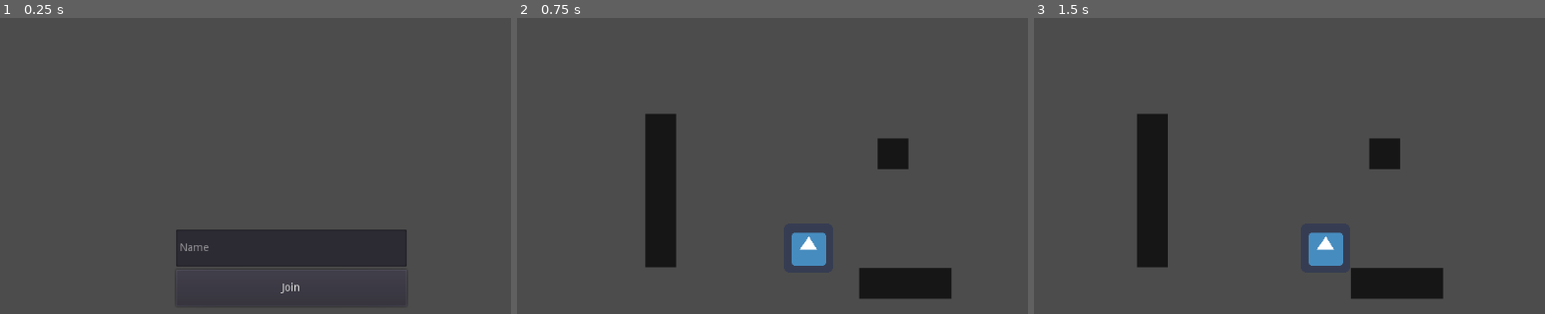
Above: before the commit, frames 1-3 (left to right).
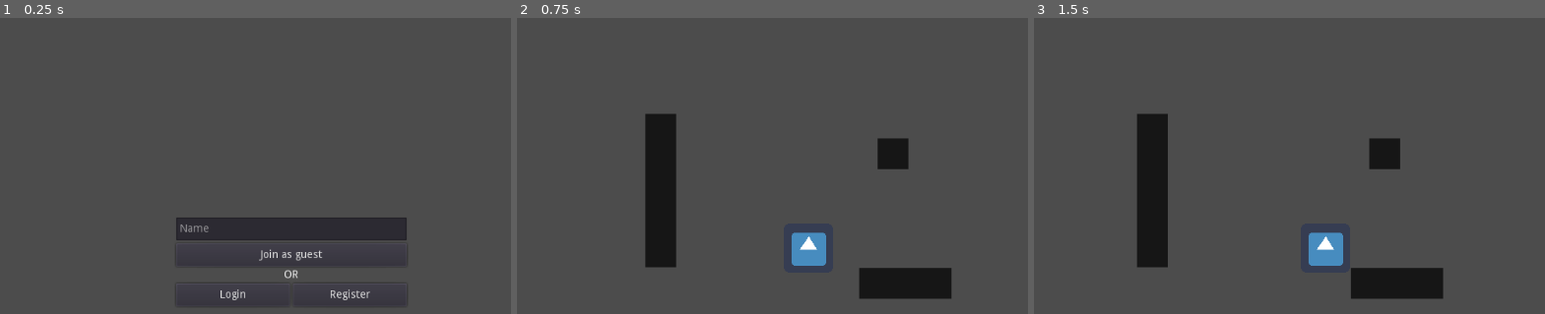
Above: after the commit, the same moments.

Repository: MinisX/Collaboration-Space
Game: Godot game, scene res://EnteringScene.tscn
Same seed, same stepped clock (60 frames per second), same inputs: the game is played once before the commit and once after it. The engine's default icon, where the game draws it, is replaced by a stand-in: a white triangle on a blue panel in a dark square.
Inputs:
- Up to frame 1 (0.25 s): no input
- Up to frame 2 (0.75 s): click "Join" (after the commit: "Join as guest") at 0.5 s
- Up to frame 3 (1.5 s): tap Enter at 1.25 s; hold Right (ui_right) from 1.28 s (still down)

The runs differ from the first frame. In frame 1, 3.0% of the frame differs, in the area x 34-80%, y 67-96%; in frame 2, nothing differs; in frame 3, nothing differs.

Commit message:
Added Register and Login buttons to the EnteringScene
Story-id: VCS-104

Diff:
--- a/Main Project/EnteringScene.gd
+++ b/Main Project/EnteringScene.gd
@@ -10,3 +10,11 @@
 func _on_join_pressed() -> void:
 	Meeting.participant_name = participant_name_input.text
 	get_tree().change_scene("res://MeetingSpace.tscn")
+
+func _on_LoginButton_pressed():
+#	get_tree().change_scene("res://LoginScreen.tscn") // TODO
+	pass
+
+func _on_RegisterButton_pressed():
+#	get_tree().change_scene("res://RegisterScreen.tscn") // TODO
+	pass # Replace with function body.
--- a/Main Project/EnteringScene.tscn
+++ b/Main Project/EnteringScene.tscn
@@ -13,20 +13,56 @@
 anchor_right = 0.5
 anchor_bottom = 0.5
 margin_left = -150.0
-margin_top = -24.0
+margin_top = -40.0
 margin_right = 150.0
 margin_bottom = 76.0
 size_flags_horizontal = 3
 
 [node name="ParticipantName" type="LineEdit" parent="VBoxContainer"]
 margin_right = 300.0
-margin_bottom = 48.0
+margin_bottom = 30.0
 size_flags_vertical = 3
 placeholder_text = "Name"
 
 [node name="JoinButton" type="Button" parent="VBoxContainer"]
-margin_top = 52.0
+margin_top = 34.0
 margin_right = 300.0
-margin_bottom = 100.0
+margin_bottom = 64.0
 size_flags_vertical = 3
-text = "Join"
+text = "Join as guest"
+
+[node name="Label" type="Label" parent="VBoxContainer"]
+margin_top = 68.0
+margin_right = 300.0
+margin_bottom = 82.0
+size_flags_vertical = 1
+text = "OR"
+align = 1
+
+[node name="HBoxContainer" type="HBoxContainer" parent="VBoxContainer"]
+margin_top = 86.0
+margin_right = 300.0
+margin_bottom = 116.0
+size_flags_horizontal = 3
+size_flags_vertical = 3
+
+[node name="LoginButton" type="Button" parent="VBoxContainer/HBoxContainer"]
+margin_right = 148.0
+margin_bottom = 30.0
+grow_horizontal = 0
+grow_vertical = 2
+size_flags_horizontal = 3
+size_flags_vertical = 3
+text = "Login"
+
+[node name="RegisterButton" type="Button" parent="VBoxContainer/HBoxContainer"]
+margin_left = 152.0
+margin_right = 300.0
+margin_bottom = 30.0
+grow_vertical = 2
+size_flags_horizontal = 3
+size_flags_vertical = 3
+text = "Register"
+
+[connection signal="pressed" from="VBoxContainer/HBoxContainer/LoginButton" to="." method="_on_LoginButton_pressed"]
+[connection signal="pressed" from="VBoxContainer/HBoxContainer/RegisterButton" to="." method="_on_RegisterButton_pressed"]
